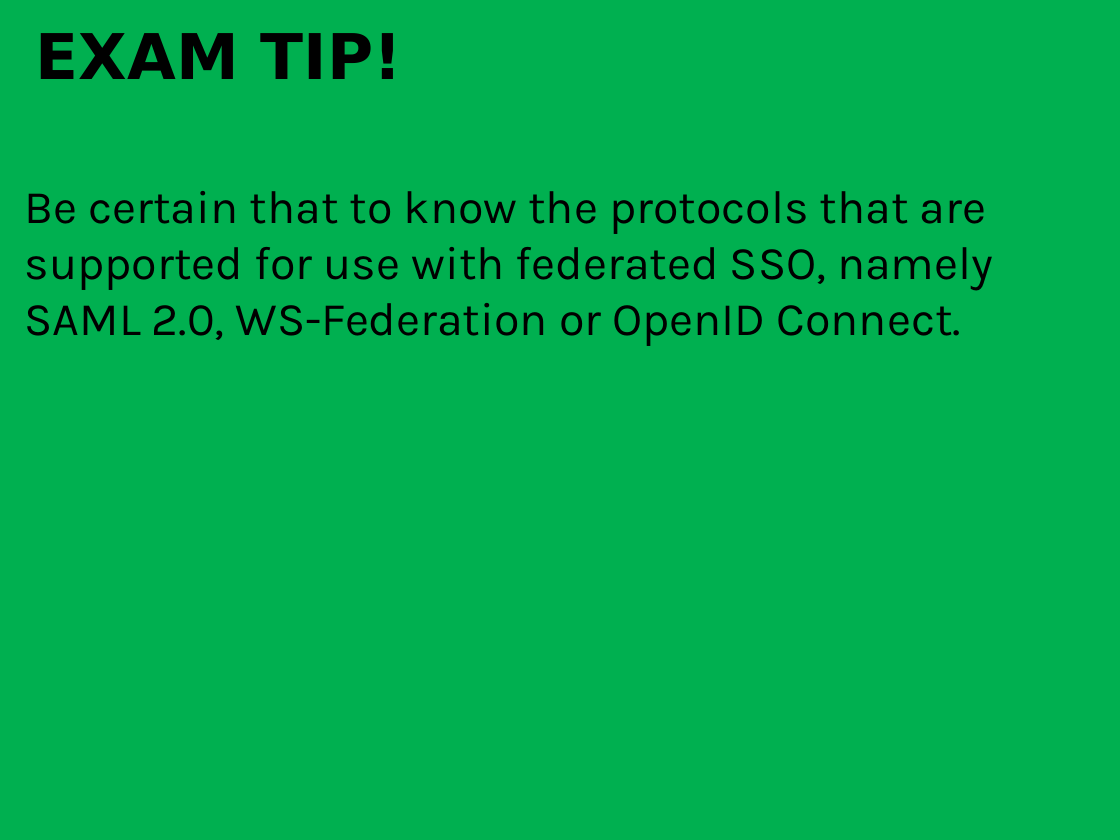
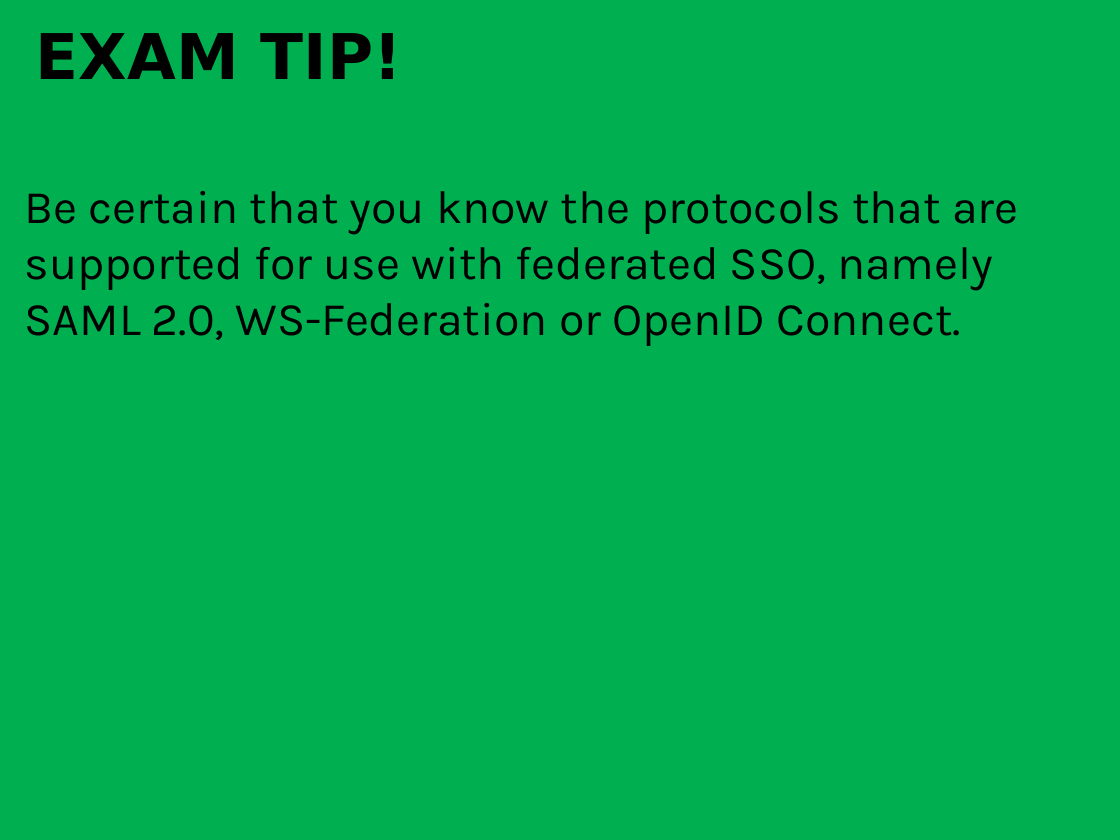
Before and after one commit to guruskill/70-533, a slide deck: slide 39 of 70-533-06-ManageSecurity.pptx. Drawn at 1120x840 pixels with LibreOffice and Linux fonts; fonts in the diff are those of the drawing. Boxes give left, top, right and bottom in pixels: in the first picture for what was removed or moved away, otherwise in the second. Text is boxed around its words. In the diff, an @@ line names an element or a change of style, - is before the commit and + after.

```diff
--- a/70-533-06-ManageSecurity.pptx
+++ b/70-533-06-ManageSecurity.pptx
@@ text at [25,191,1018,346]: text changed @@
-Be certain that to know the protocols that are supported for use with federated SSO, namely SAML 2.0, WS-Federation or OpenID Connect.
+Be certain that you know the protocols that are supported for use with federated SSO, namely SAML 2.0, WS-Federation or OpenID Connect.
```
Also in this commit, not shown: 2 other slides changed, 2 slides removed, 5 other files.
